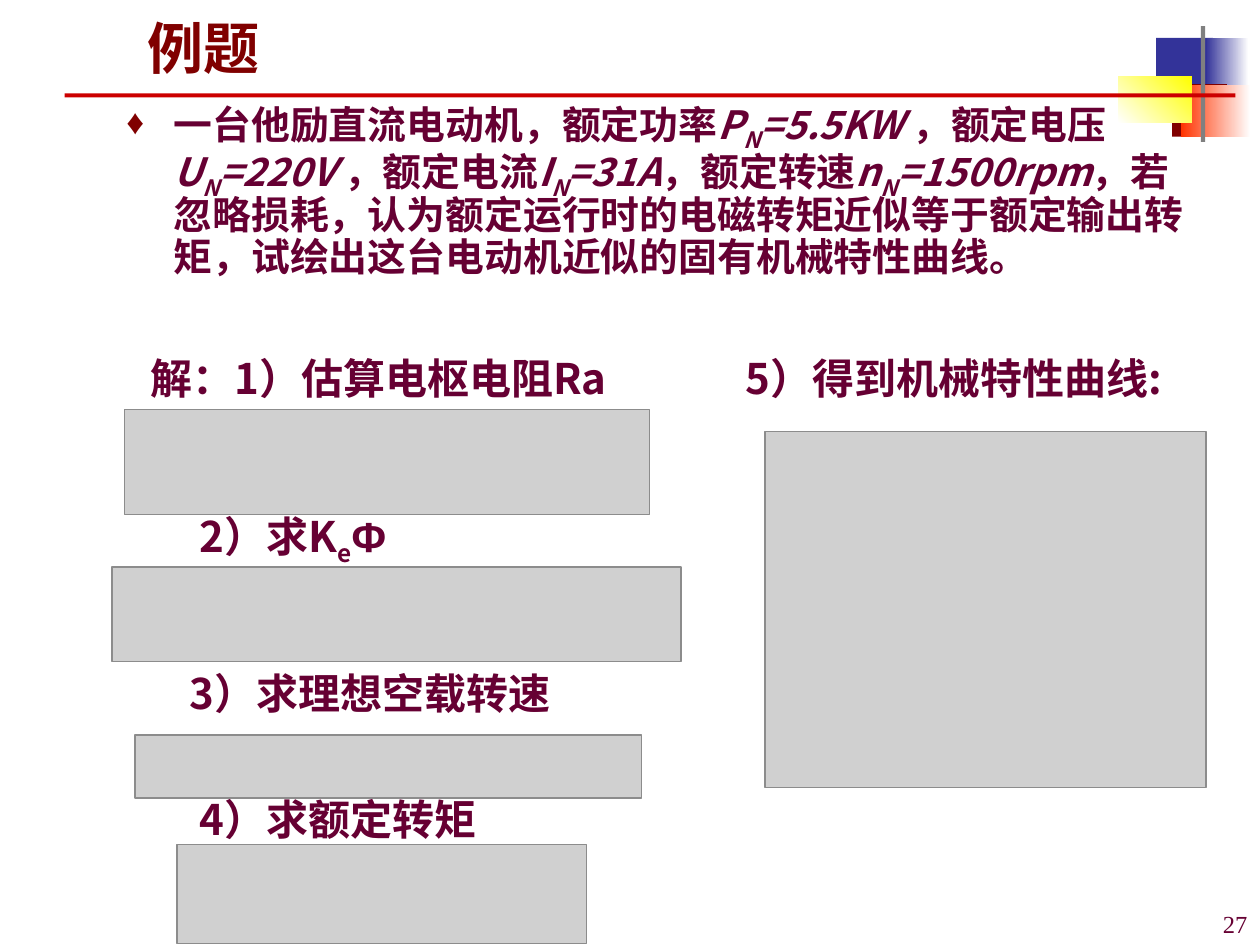
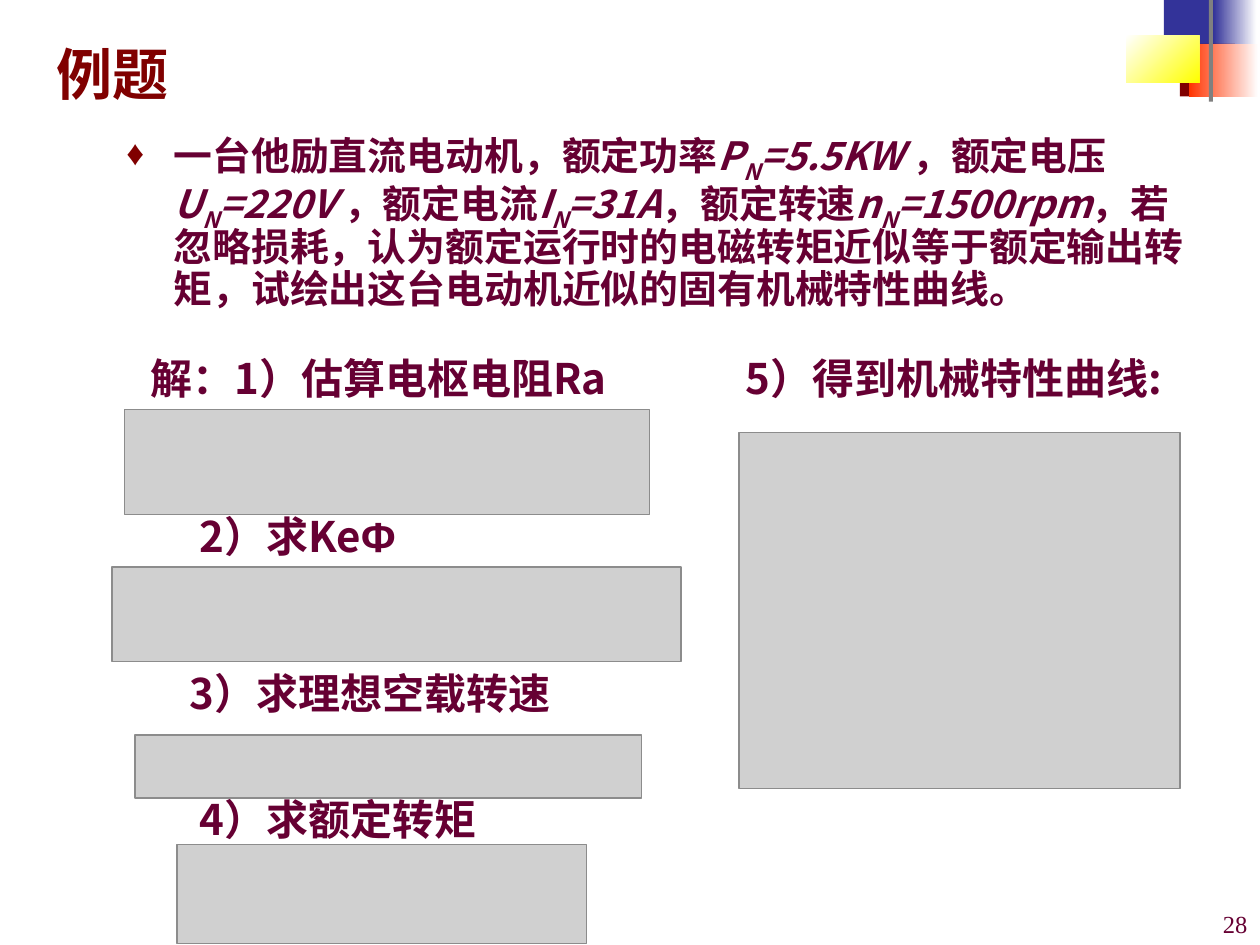
Before and after one commit to origin2007/mechatronic_transmission_control, a slide deck: slide 28 of 课件/机电传动控制3-直流电机.ppt (slide 27 before the commit). Drawn at 1260x945 pixels with LibreOffice and Linux fonts; fonts in the diff are those of the drawing; grey boxes stand for pictures; background and template pictures are left out. Boxes give left, top, right and bottom in pixels: in the first picture for what was removed or moved away, otherwise in the second. Text is boxed around its words. In the diff, an @@ line names an element or a change of style, - is before the commit and + after.

```diff
--- a/课件/机电传动控制3-直流电机.ppt
+++ b/课件/机电传动控制3-直流电机.ppt
@@ title "例题": place and size @@
-title "例题" at bbox=[147, 21, 259, 74]
+title "例题" at bbox=[57, 47, 169, 100]
@@ title "例题" at bbox=[57, 47, 169, 100]: font Times New Roman to Arial @@
@@ 5 rectangles: place and size @@
-5 rectangles at bbox=[1119, 26, 1249, 142]
+5 rectangles at bbox=[1126, 0, 1256, 102]
@@ rectangle at bbox=[1213, 0, 1256, 49]: fill gradient #FFFFFF to #333399 to gradient #333399 to #FFFFFF @@
@@ rectangle: place and size @@
-rectangle at bbox=[1181, 84, 1250, 136]
+rectangle at bbox=[1189, 44, 1259, 96]
@@ line removed from (64, 96) to (1235, 96) @@
@@ text "一台他励直流电动机，额定功率PN=5.5KW ，额定电压UN=220V ，额定电流IN=31A，额定转速nN=1500r ..." rewrapped from bbox=[174, 97, 1184, 276] to bbox=[174, 136, 1184, 308] @@
@@ picture: place and size @@
-picture at bbox=[765, 431, 1206, 788]
+picture at bbox=[740, 432, 1181, 789]
@@ text "2）求KeΦ" at bbox=[200, 510, 396, 556]: now on the baseline in "2）求KeΦ" @@
@@ page number at bbox=[1223, 916, 1248, 934]: text changed @@
-27
+28
```
Also in this commit, not shown: 61 other slides changed, 1 slide added.
